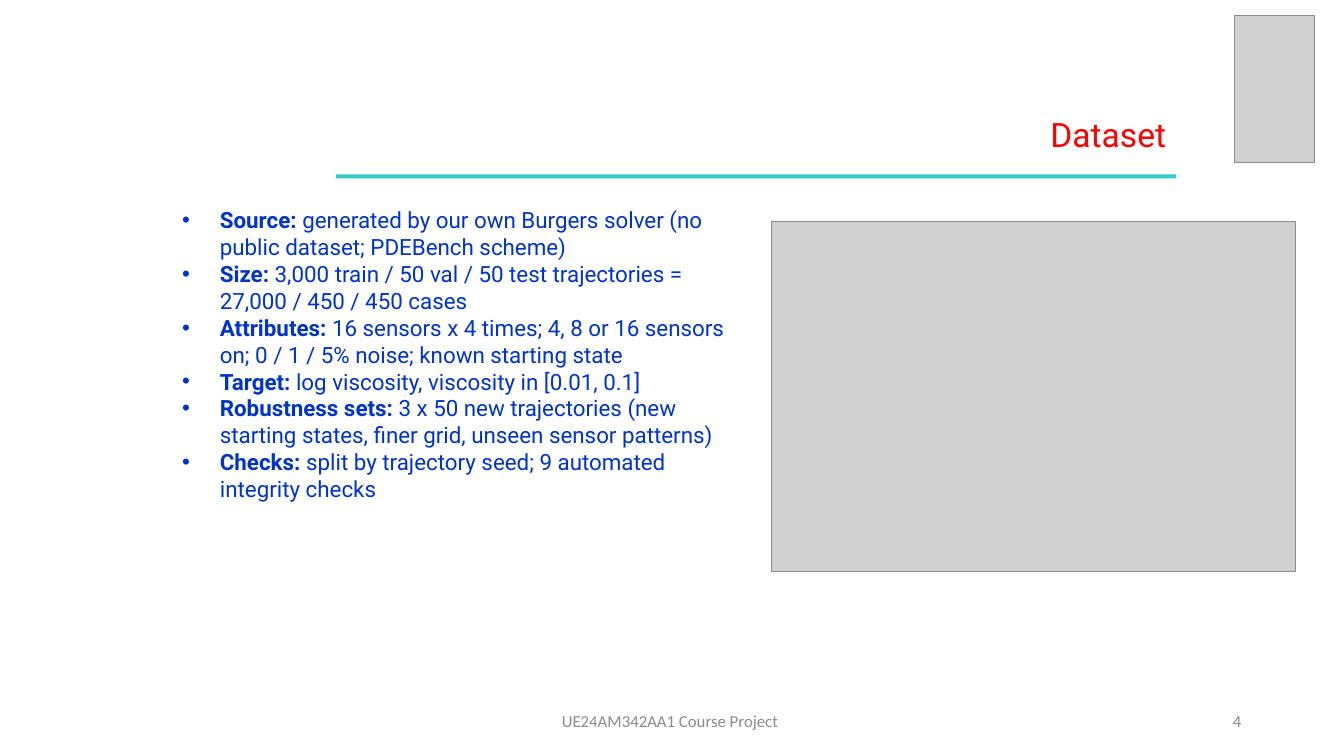
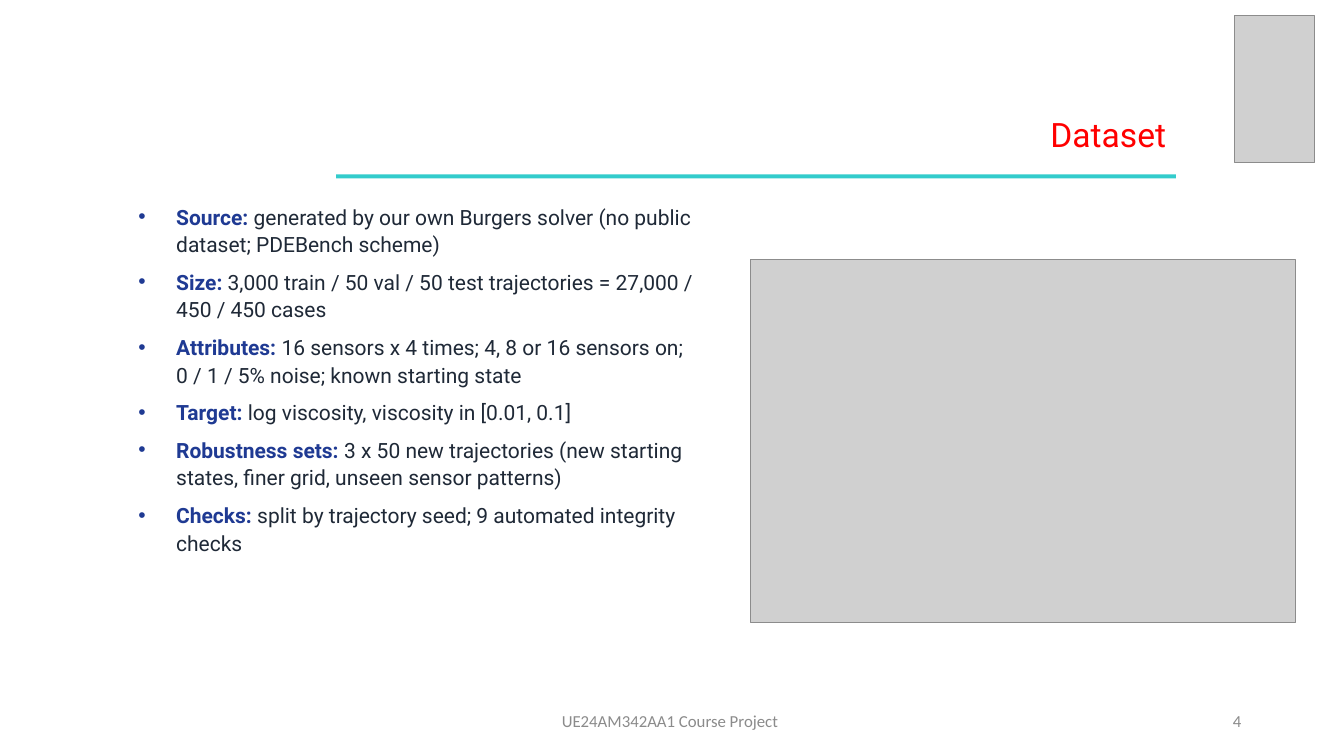
Before and after one commit to minkysponge-wq/Afml-Mini-project, a slide deck: slide 4 of docs/slides/AFML_project_slides.pptx. Drawn at 1344x756 pixels with LibreOffice and Linux fonts; fonts in the diff are those of the drawing; grey boxes stand for pictures. Boxes give left, top, right and bottom in pixels: in the first picture for what was removed or moved away, otherwise in the second. Text is boxed around its words. In the diff, an @@ line names an element or a change of style, - is before the commit and + after.

```diff
--- a/docs/slides/AFML_project_slides.pptx
+++ b/docs/slides/AFML_project_slides.pptx
@@ text "Source: generated by our own ...": place and size @@
-text "Source: generated by our own ..." at bbox=[220, 210, 724, 502]
+text "Source: generated by our own ..." at bbox=[176, 208, 690, 552]
@@ text "Source: generated by our own ..." at bbox=[176, 208, 690, 552]: size 16 to 15 pt; text colour #0033CC to #1F3A93 in "Source:", "Size:", "Attributes:", "Target:" and 2 more places; text colour #0033CC to #1F2937 in "generated by our own Burgers solver (no ...", "3,000 train / 50 val / 50 ...", "16 sensors x 4 times; 4, 8 ...", "log viscosity, viscosity in [0.01, 0.1]" and 2 more places; line spacing 1 to 1.1; more space between paragraphs @@
@@ picture: place and size @@
-picture at bbox=[771, 222, 1296, 572]
+picture at bbox=[751, 259, 1296, 622]
```
Also in this commit, not shown: 6 other slides changed, 3 other files.
